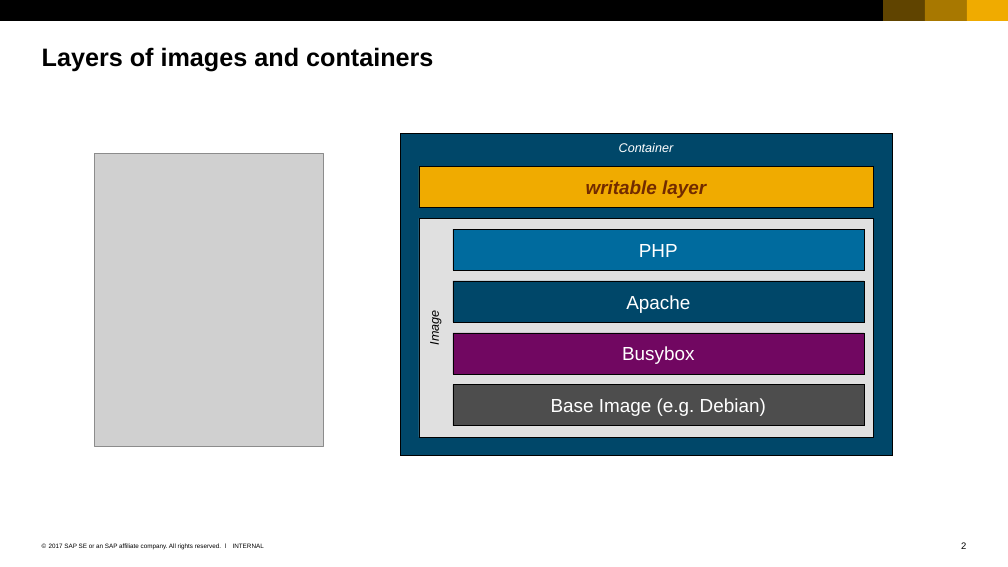
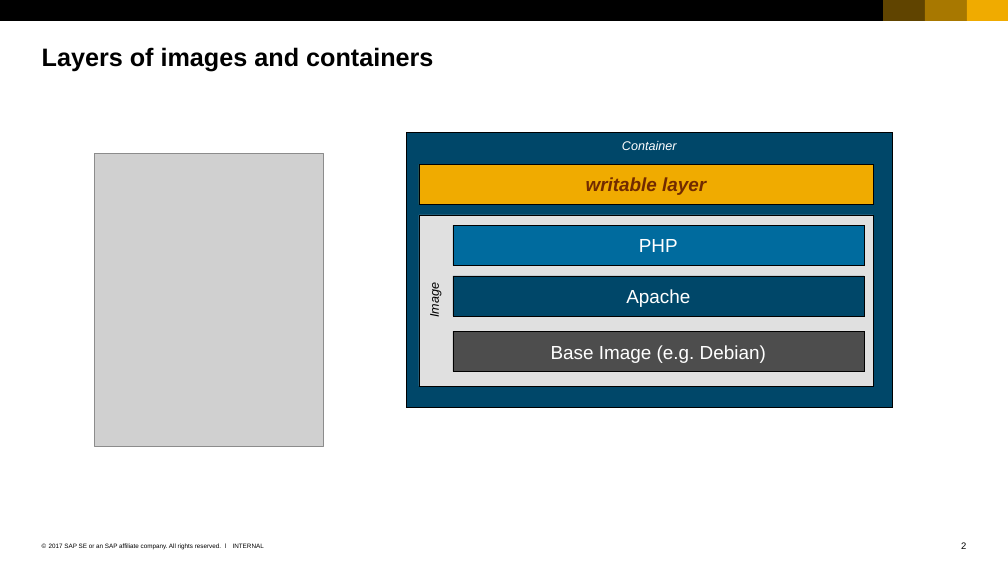
Before and after one commit to cuijiyao01/docker-k8s-training, a slide deck: slide 2 of docker/04_Images.pptx. Drawn at 1008x567 pixels with LibreOffice and Linux fonts; fonts in the diff are those of the drawing; grey boxes stand for pictures. Boxes give left, top, right and bottom in pixels: in the first picture for what was removed or moved away, otherwise in the second. Text is boxed around its words. In the diff, an @@ line names an element or a change of style, - is before the commit and + after.

Commit message:
state what tag "latest" really means.

```diff
--- a/docker/04_Images.pptx
+++ b/docker/04_Images.pptx
@@ rectangle "Container": place and size @@
-rectangle "Container" at bbox=[400, 134, 892, 456]
+rectangle "Container" at bbox=[407, 132, 892, 407]
@@ rectangle "Image": place and size @@
-rectangle "Image" at bbox=[419, 218, 873, 437]
+rectangle "Image" at bbox=[419, 215, 873, 385]
@@ rectangle "PHP": place and size @@
-rectangle "PHP" at bbox=[453, 229, 864, 270]
+rectangle "PHP" at bbox=[453, 225, 864, 265]
@@ rectangle "Apache": place and size @@
-rectangle "Apache" at bbox=[453, 281, 864, 322]
+rectangle "Apache" at bbox=[453, 276, 864, 316]
@@ rectangle "Base Image (e.g. Debian)": place and size @@
-rectangle "Base Image (e.g. Debian)" at bbox=[453, 385, 864, 425]
+rectangle "Base Image (e.g. Debian)" at bbox=[453, 331, 864, 371]
@@ rectangle removed at bbox=[453, 332, 864, 373] @@
-Busybox
```
